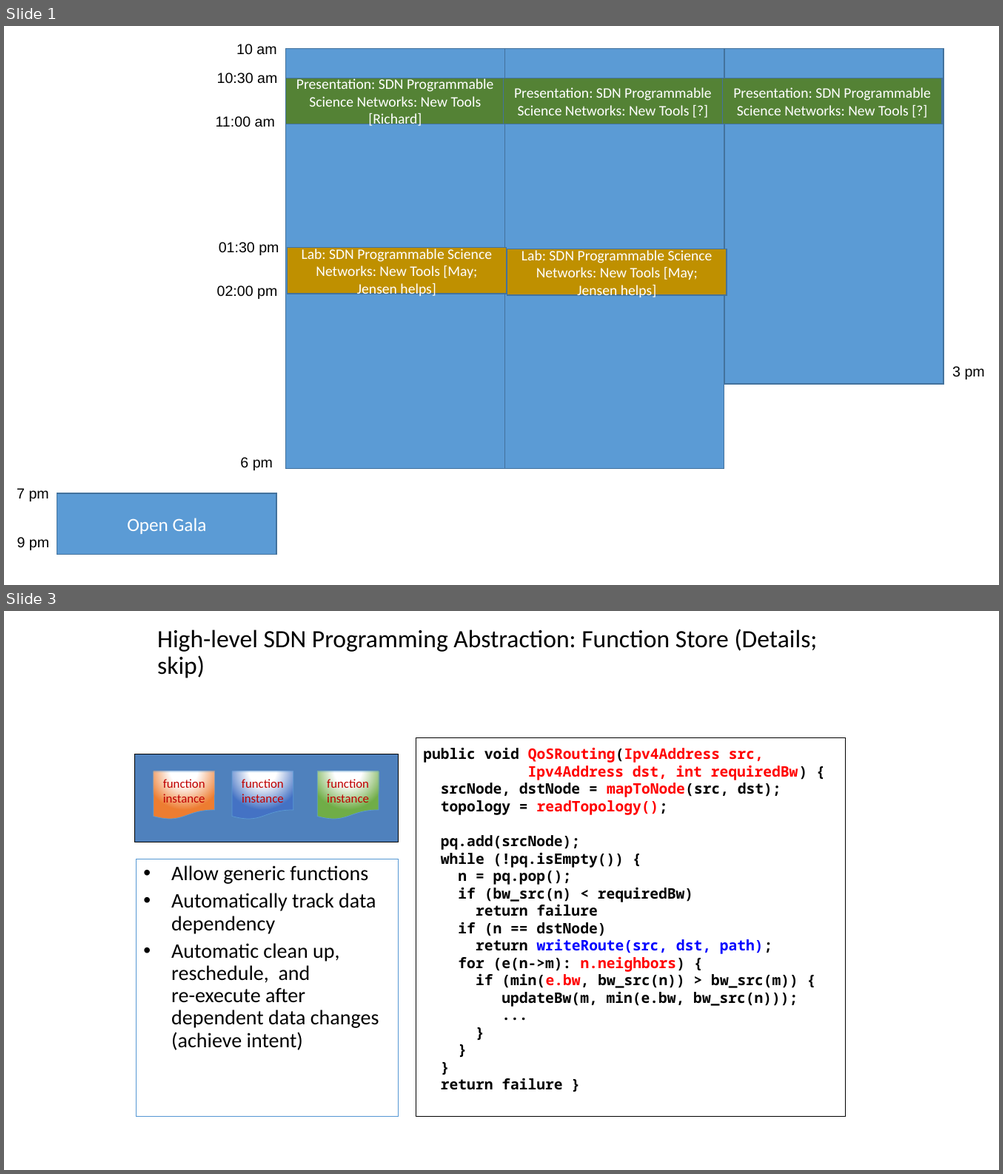
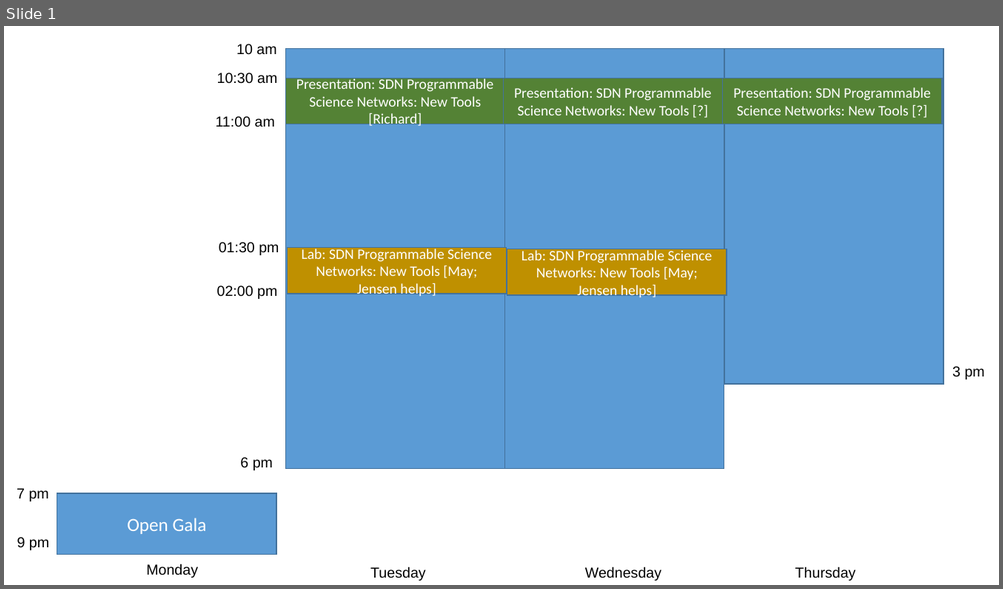
Before and after one commit to snlab/sc16, a slide deck: slides/schedule.pptx. Shown one above the other, each under a label of ours: slides 1 and 3 before the commit, slide 1 after it; the slides between them are not shown. The pictures are 1003x1174 and 1003x589 pixels, drawn with LibreOffice and Linux fonts; fonts in the diff are those of the drawing. Boxes give left, top, right and bottom in pixels: in the first picture for what was removed or moved away, otherwise in the second. Text is boxed around its words. In the diff, an @@ line names an element or a change of style, - is before the commit and + after.

```diff
--- a/slides/schedule.pptx
+++ b/slides/schedule.pptx
@@ slide 3 removed at (4, 611, 999, 1170), background #FFFFFF @@
@@ title removed at (157, 629, 817, 678) @@
-High-level SDN Programming Abstraction: Function Store (Details; skip)
@@ rectangle removed at (416, 738, 845, 1117) @@
-public void QoSRouting(Ipv4Address src,
-Ipv4Address dst, int requiredBw) {
-srcNode, dstNode = mapToNode(src, dst);
-topology = readTopology();
-pq.add(srcNode);
-while (!pq.isEmpty()) {
-n = pq.pop();
-if (bw_src(n) < requiredBw)
-return failure
-if (n == dstNode)
-return writeRoute(src, dst, path);
-for (e(n->m): n.neighbors) {
-if (min(e.bw, bw_src(n)) > bw_src(m)) {
-updateBw(m, min(e.bw, bw_src(n)));
-...
-}
-}
-}
-return failure }
@@ rectangle removed at (134, 755, 398, 843) @@
@@ flow chart document removed at (153, 772, 214, 819) @@
-function
-instance
@@ flow chart document removed at (233, 772, 293, 819) @@
-function
-instance
@@ flow chart document removed at (317, 772, 378, 819) @@
-function
-instance
@@ text removed at (136, 860, 398, 1117) @@
-    • Allow generic functions
-    • Automatically track data dependency
-    • Automatic clean up, reschedule, and
-      re-execute after dependent data changes (achieve intent)
@@ slide 1 changed as well @@
@@ text added at (146, 564, 198, 578), 14 pt, text #000000 @@
+Monday
@@ text added at (370, 567, 426, 581), 14 pt, text #000000 @@
+Tuesday
@@ text added at (585, 567, 661, 581), 14 pt, text #000000 @@
+Wednesday
@@ text added at (795, 567, 856, 581), 14 pt, text #000000 @@
+Thursday
```
Also in this commit, not shown: 5 other slides removed, 2 other files.
